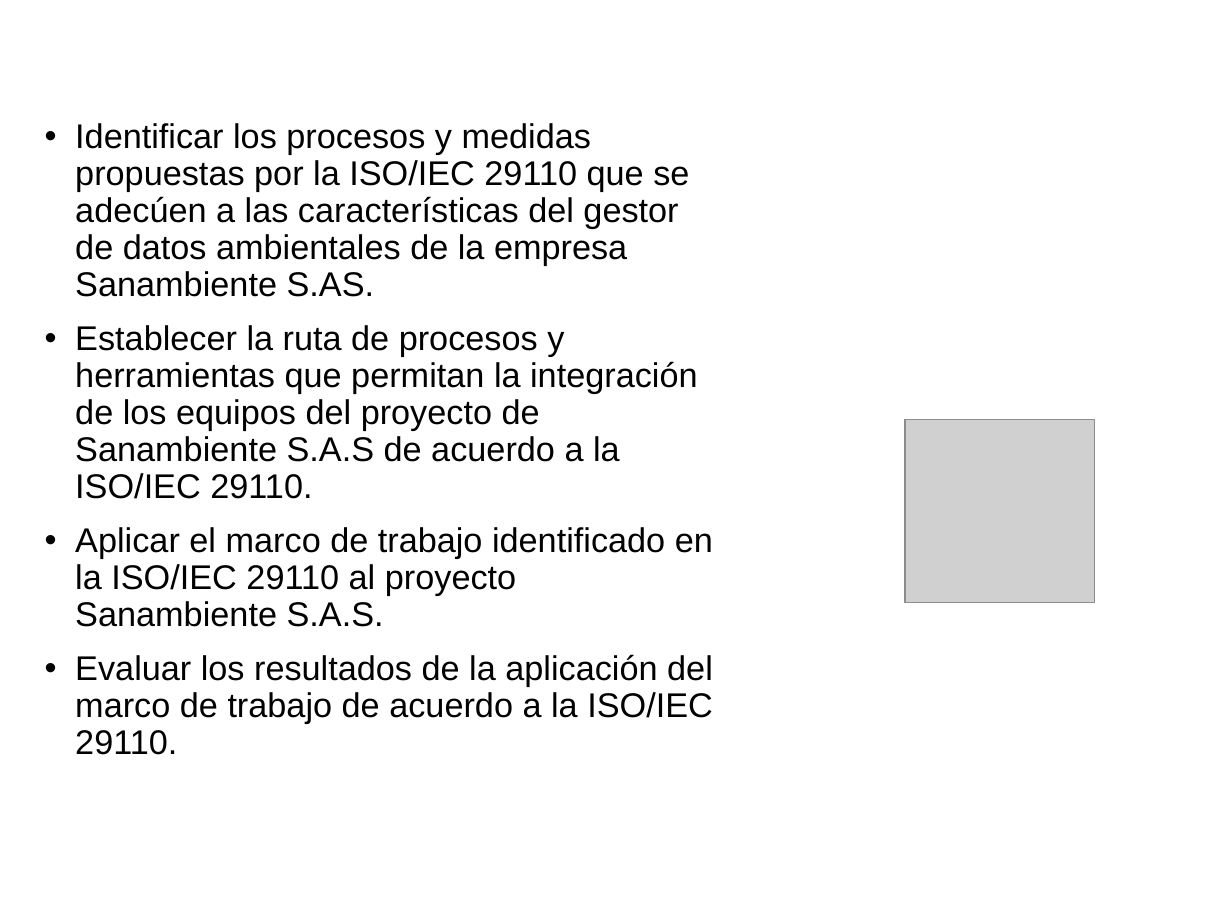
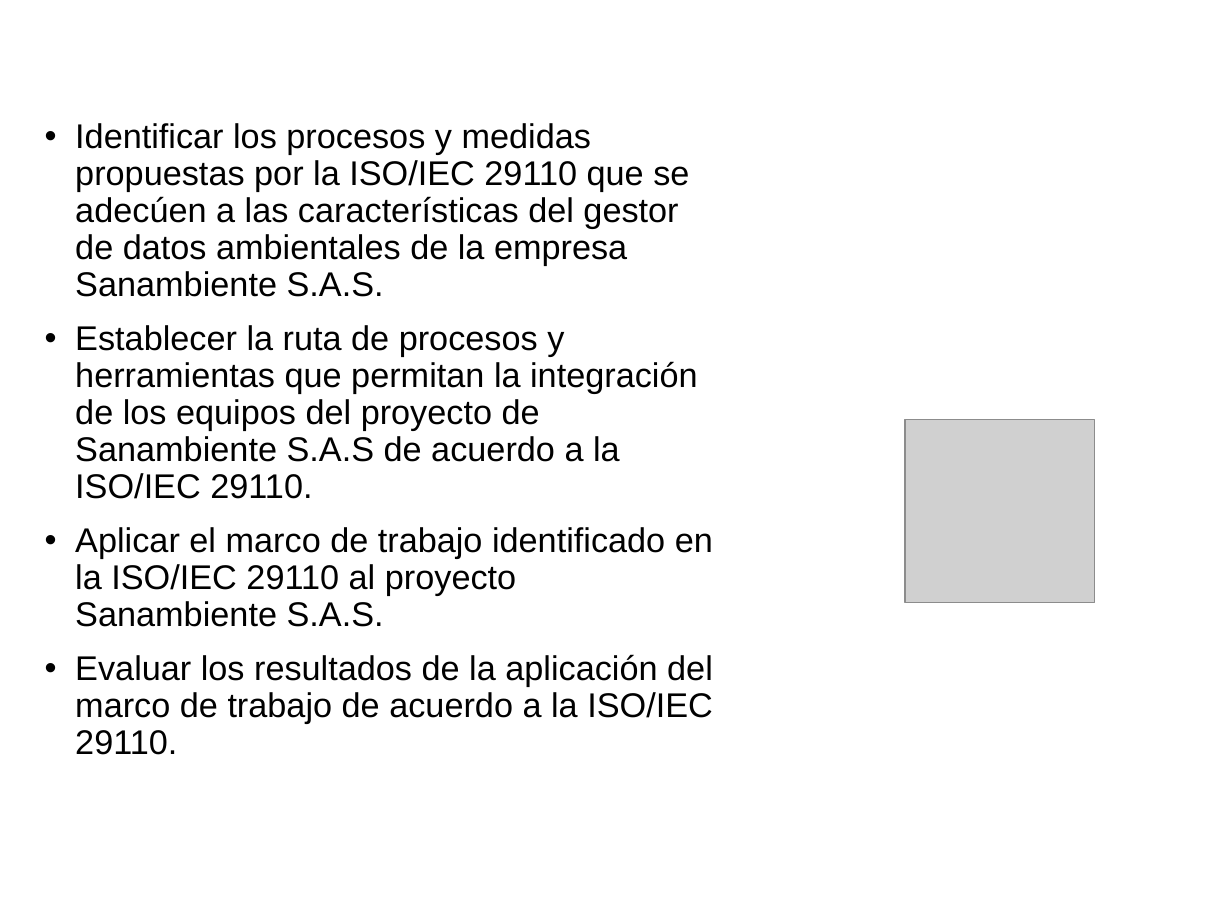
Before and after one commit to cristianpazu/Proyecto-Sanambiente, a slide deck: slide 10 of Documento(s) de proyecto de grado/Presentación del proyecto de grado.pptx. Drawn at 1232x924 pixels with LibreOffice and Linux fonts; fonts in the diff are those of the drawing; grey boxes stand for pictures; background and template pictures are left out. Boxes give left, top, right and bottom in pixels: in the first picture for what was removed or moved away, otherwise in the second. Text is boxed around its words. In the diff, an @@ line names an element or a change of style, - is before the commit and + after.

```diff
--- a/Documento(s) de proyecto de grado/Presentación del proyecto de grado.pptx
+++ b/Documento(s) de proyecto de grado/Presentación del proyecto de grado.pptx
@@ text at [75, 123, 689, 297]: text changed @@
-• Identificar los procesos y medidas propuestas por la ISO/IEC 29110 que se adecúen a las características del gestor de datos ambientales de la empresa Sanambiente S.AS.
+• Identificar los procesos y medidas propuestas por la ISO/IEC 29110 que se adecúen a las características del gestor de datos ambientales de la empresa Sanambiente S.A.S.
```
Also in this commit, not shown: 3 other slides changed, 1 other file.
